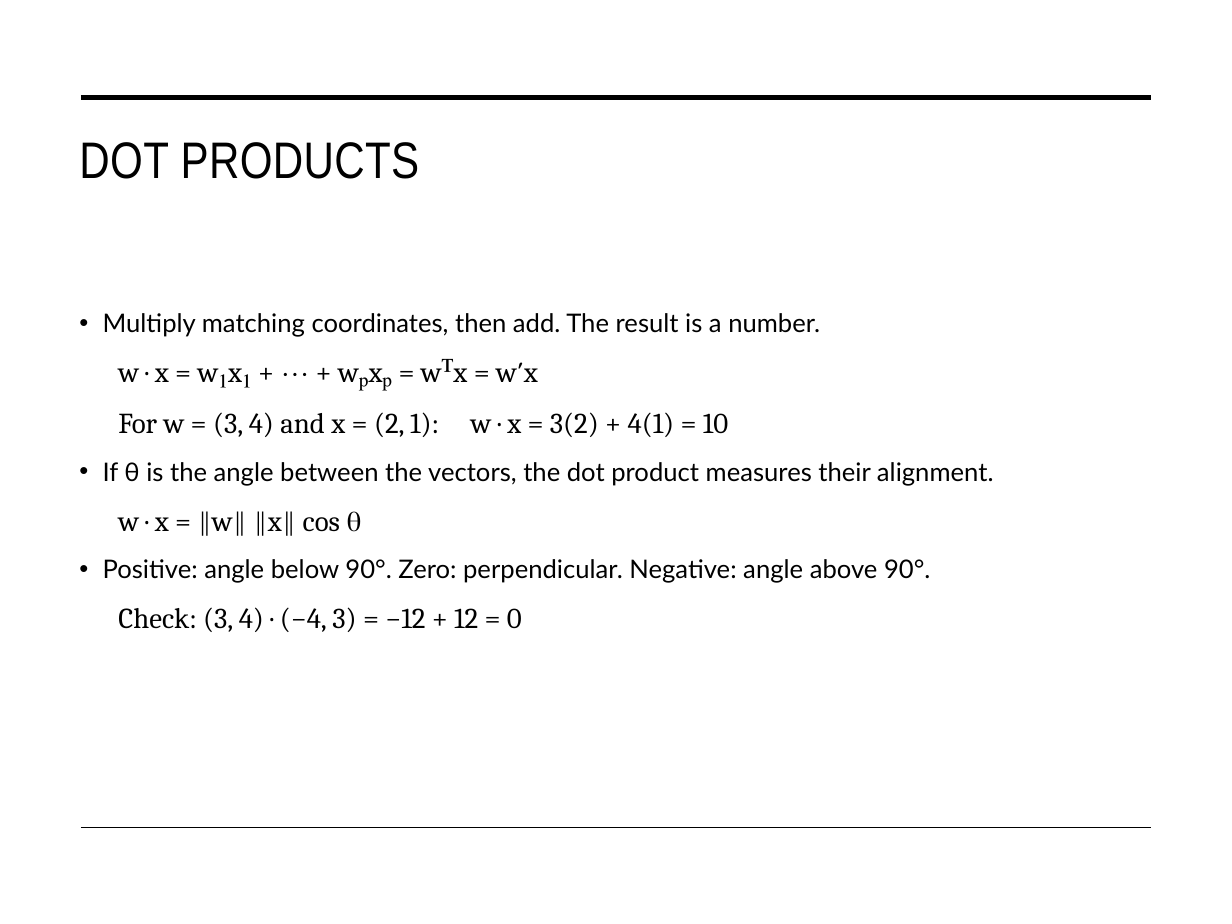
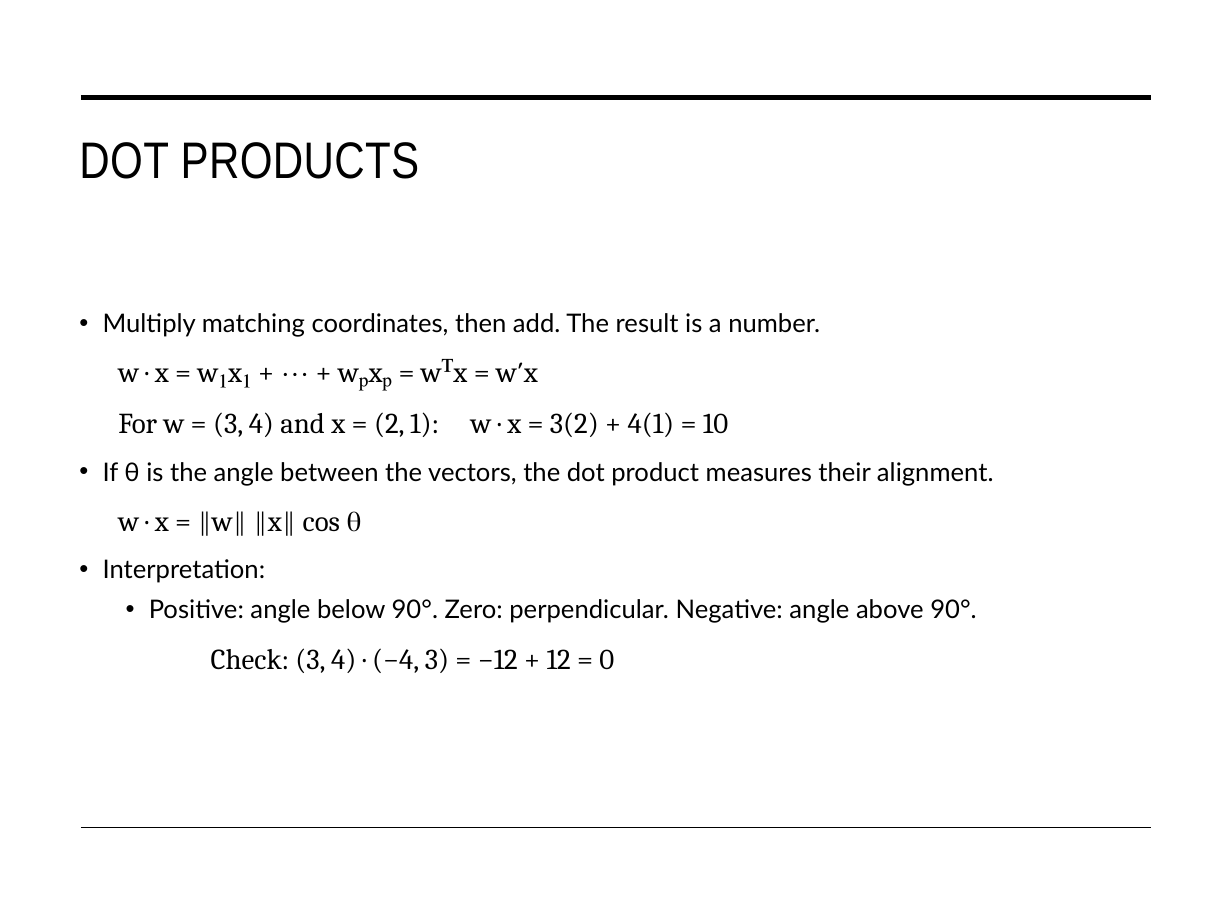
Before and after one commit to STAT-486-Fall-2026/course-content, a slide deck: slide 11 of slides/12-svm.pptx (slide 10 before the commit). Drawn at 1232x924 pixels with LibreOffice and Linux fonts; fonts in the diff are those of the drawing. Boxes give left, top, right and bottom in pixels: in the first picture for what was removed or moved away, otherwise in the second. Text is boxed around its words. In the diff, an @@ line names an element or a change of style, - is before the commit and + after.

```diff
--- a/slides/12-svm.pptx
+++ b/slides/12-svm.pptx
@@ text at box(103, 559, 266, 583): paragraph added @@
+• Interpretation:
@@ text at box(149, 599, 976, 623): list level 1 to 2 in "Positive: angle below 90°. Zero: ..." @@
```
Also in this commit, not shown: 1 other slide changed, 1 slide added.
